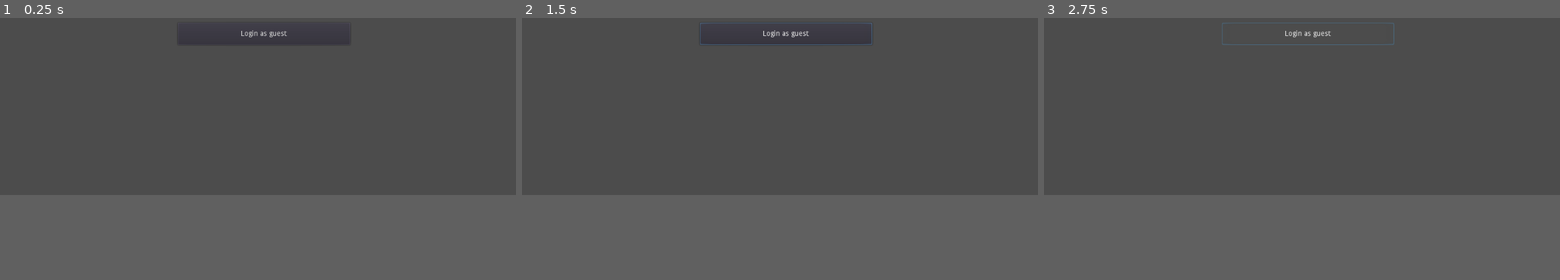
Above: before the commit, frames 1-3 (left to right).
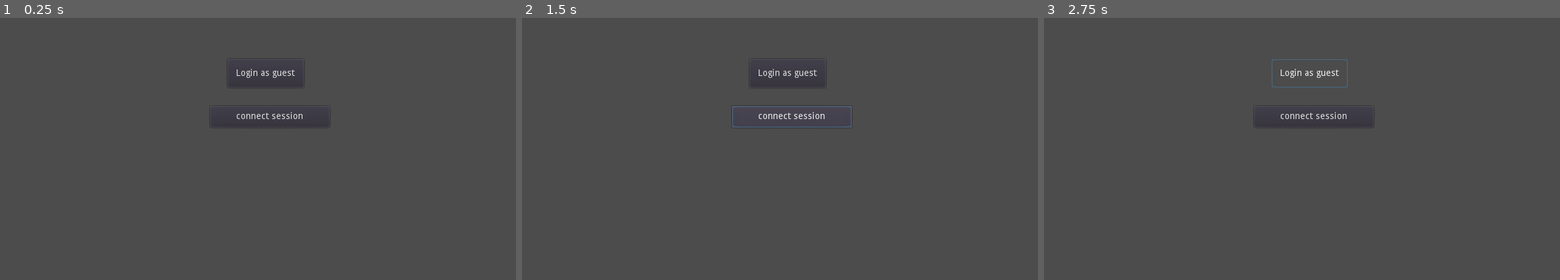
Above: after the commit, the same moments.

Repository: tbscode/ggj2023
Game: Godot game, scene res://scenes/ui.tscn
The game is run twice, just before and just after one commit, with the same random seed, the same clock (stepped at 60 frames per second) and the same inputs.
Inputs (mouse positions are in pixels of both pictures, inside the frame that each line leads up to):
- Up to frame 1 (0.25 s): no input
- Up to frame 2 (1.5 s): click "Login as guest" at 0.5 s; click (790, 67) at 1.25 s, where only the run after the commit has a clickable "connect session"
- Up to frame 3 (2.75 s): click "Login as guest" at 2 s
The window is 800x468 before the commit and 800x600 after it. Grey fills any space a smaller window leaves; there, only what the larger window draws over its background counts as a difference.

The runs differ from the first frame. In frame 1, 0.3% of the frame differs, in the area x 45-59%, y 4-39%; in frame 2, 0.6%, in the area x 34-68%, y 1-42%; in frame 3, 0.6%.

Commit message:
basic websocket connect works

Diff:
--- a/game/project.godot
+++ b/game/project.godot
@@ -14,6 +14,14 @@
 run/main_scene="res://scenes/ui.tscn"
 config/icon="res://icon.png"
 
+[display]
+
+window/size/width=800
+
+[global]
+
+full=false
+
 [gui]
 
 common/drop_mouse_on_gui_input_disabled=true
--- a/game/scenes/ui.tscn
+++ b/game/scenes/ui.tscn
@@ -1,7 +1,8 @@
-[gd_scene load_steps=4 format=2]
+[gd_scene load_steps=5 format=2]
 
 [ext_resource path="res://scripts/menu/menu.gd" type="Script" id=1]
 [ext_resource path="res://scripts/auth.gd" type="Script" id=2]
+[ext_resource path="res://scripts/socket.gd" type="Script" id=3]
 
 [sub_resource type="StyleBoxTexture" id=1]
 
@@ -31,4 +32,17 @@
 margin_right = -326.0
 margin_bottom = -359.0
 
+[node name="connect_websocket" type="Button" parent="."]
+anchor_right = 1.0
+anchor_bottom = 1.0
+margin_left = 326.0
+margin_top = 330.0
+margin_right = -289.0
+margin_bottom = -237.0
+text = "connect session"
+
+[node name="socket_manager" type="Node" parent="."]
+script = ExtResource( 3 )
+
 [connection signal="pressed" from="join_game_button" to="." method="_on_join_game_button_pressed"]
+[connection signal="pressed" from="connect_websocket" to="." method="_on_connect_websocket_pressed"]
--- a/game/scripts/auth.gd
+++ b/game/scripts/auth.gd
@@ -28,9 +28,14 @@
 func _on_guest_login_request_completed(request_id, result, headers, body):
 	if result == 200:
 		var response = parse_json(body.get_string_from_utf8())
-		print("GOT")
-		print(response)
-		get_node("/root/root").login_completed(response['username'])
+
+		# We need to extract the session token so we can stay logged in!
+		var header_str = str(headers)
+		var id_start = str(headers).find("sessionid=")
+		header_str = header_str.substr(id_start + len("sessionid="))
+		var session_id = header_str.split(";")[0]
+
+		get_node("/root/root").login_completed(response['username'], session_id)
 	else:
 		# TODO: handle the error
 		print("ERROR cant login")
--- a/game/scripts/menu/menu.gd
+++ b/game/scripts/menu/menu.gd
@@ -1,19 +1,21 @@
 extends Control
 
-
-var room_name = ""
+var session_id = ""
+var username = ""
 
 func _ready():
 	pass
 
-func _on_room_name_input_text_changed(new_text):
-	print("room name changed to: " + new_text)
+func _on_join_game_button_pressed():
+	$user_auth.login_user()
+
+func login_completed(username, session_id):
+	print(username)
+	$name_label.text = username
+	self.session_id = session_id
+	self.username = username
 
 
-func _on_join_game_button_pressed():
-	print("TRIGGER BUTTOn")
-	$user_auth.login_user()
-
-func login_completed(username):
-	print(username)
-	$name_label.text = username
+func _on_connect_websocket_pressed():
+	print("Tying to connect to websocket")
+	$socket_manager.connect_to_socket()
--- /dev/null
+++ b/game/scripts/socket.gd
@@ -0,0 +1,45 @@
+extends Node
+
+const BACKEND_URL = "http://localhost:8000"
+const SOCKET_URL = "ws://localhost:8000/ws/game/"
+
+var _client = WebSocketClient.new()
+
+func _ready():
+	_client.connect("connection_closed", self, "_closed")
+	_client.connect("connection_error", self, "_closed")
+	_client.connect("connection_established", self, "_connected")
+	_client.connect("data_received", self, "_on_data")
+
+func connect_to_socket():
+	print("ATTEMPTING CONNECT")
+	# TODO use secure websocket in production
+	var err = _client.connect_to_url(SOCKET_URL)
+	if err != OK:
+		print("Unable to connect")
+		set_process(false)
+
+func _closed(was_clean = false):
+	# was_clean will tell you if the disconnection was correctly notified
+	# by the remote peer before closing the socket.
+	print("Closed, clean: ", was_clean)
+	set_process(false)
+
+func _connected(proto = ""):
+	# This is called on connection, "proto" will be the selected WebSocket
+	# sub-protocol (which is optional)
+	print("Connected with protocol: ", proto)
+	# You MUST always use get_peer(1).put_packet to send data to server,
+	# and not put_packet directly when not using the MultiplayerAPI.
+	_client.get_peer(1).put_packet("Test packet".to_utf8())
+
+func _on_data():
+	# Print the received packet, you MUST always use get_peer(1).get_packet
+	# to receive data from server, and not get_packet directly when not
+	# using the MultiplayerAPI.
+	print("Got data from server: ", _client.get_peer(1).get_packet().get_string_from_utf8())
+
+func _process(delta):
+	# Call this in _process or _physics_process. Data transfer, and signals
+	# emission will only happen when calling this function.
+	_client.poll()
